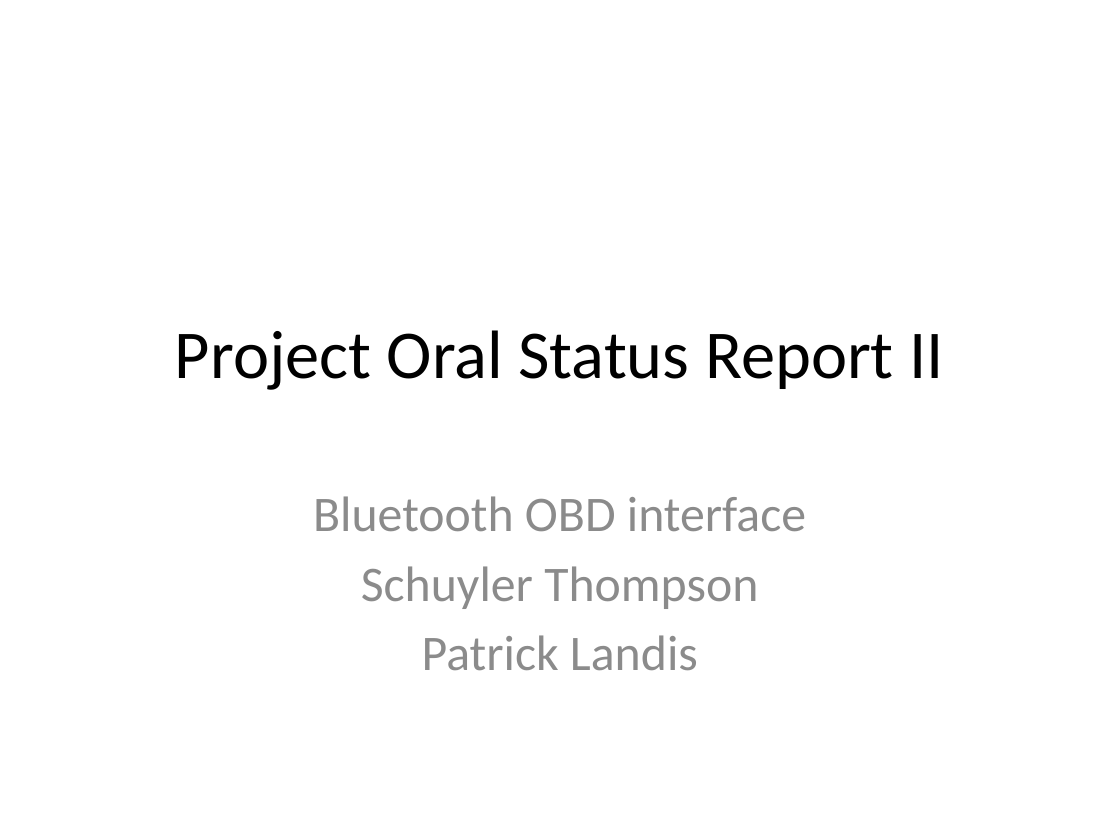
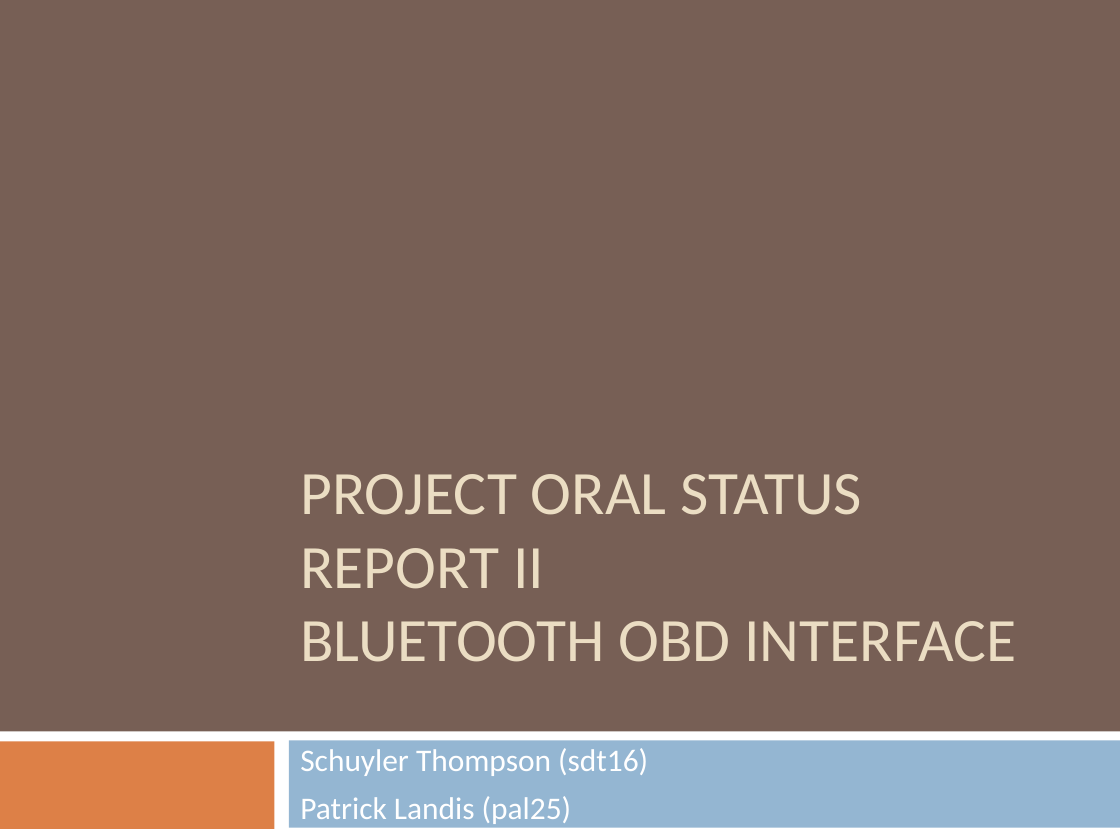
Before and after one commit to sdt16/eecs398, a slide deck: slide 1 of interim_tech_report/interim_tech_report.pptx. Drawn at 1120x840 pixels with LibreOffice and Linux fonts; fonts in the diff are those of the drawing. Boxes give left, top, right and bottom in pixels: in the first picture for what was removed or moved away, otherwise in the second. Text is boxed around its words. In the diff, an @@ line names an element or a change of style, - is before the commit and + after.

```diff
--- a/interim_tech_report/interim_tech_report.pptx
+++ b/interim_tech_report/interim_tech_report.pptx
@@ background #FFFFFF to #775F55 @@
@@ title "PROJECT ORAL STATUS REPORT II ..." at [300, 474, 1017, 662]: vertical alignment middle to bottom @@
@@ title at [300, 474, 1017, 662]: text changed; size 44 to 39.6 pt; text colour #000000 to #EBDDC3 @@
-Project Oral Status Report II
+PROJECT ORAL STATUS REPORT II
+BLUETOOTH OBD INTERFACE
@@ rectangle added at [0, 731, 1120, 840], fill #FFFFFF @@
@@ rectangle added at [0, 741, 274, 829], fill #DD8047 @@
@@ subtitle "Schuyler Thompson (sdt16)" at [300, 748, 648, 824]: vertical alignment top to middle @@
@@ rectangle added at [289, 740, 1120, 828], fill #94B6D2 @@
@@ subtitle at [300, 748, 648, 824]: text changed; size 32 to 20.1 pt; text colour #8C8C8C to #FFFFFF @@
-Bluetooth OBD interface
-Schuyler Thompson
-Patrick Landis
+Schuyler Thompson (sdt16)
+Patrick Landis (pal25)
```
Also in this commit, not shown: 10 other slides changed.
